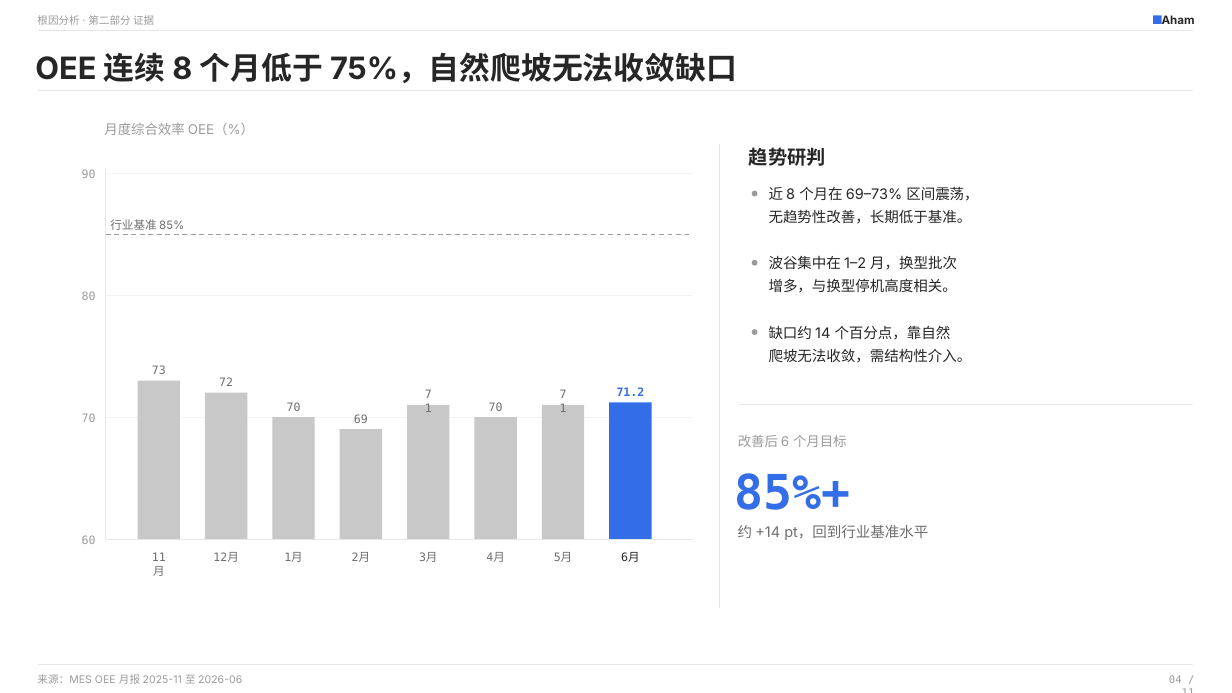
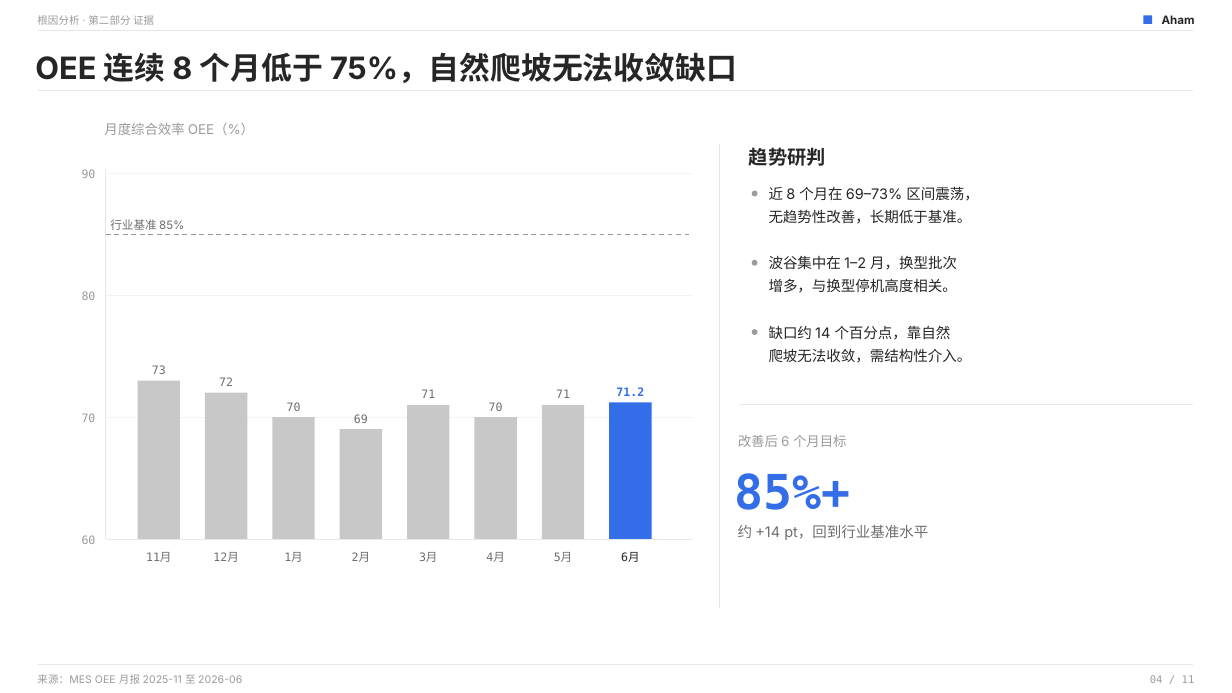
Before and after one commit to li599198347-svg/aham-ppt, a slide deck: slide 4 of examples/aham-ppt-v6.1-demo.pptx. Drawn at 1232x693 pixels with LibreOffice and Linux fonts; fonts in the diff are those of the drawing. Boxes give left, top, right and bottom in pixels: in the first picture for what was removed or moved away, otherwise in the second. Text is boxed around its words. In the diff, an @@ line names an element or a change of style, - is before the commit and + after.

```diff
--- a/examples/aham-ppt-v6.1-demo.pptx
+++ b/examples/aham-ppt-v6.1-demo.pptx
@@ rectangle: place and size @@
-rectangle at (1153, 16, 1162, 24)
+rectangle at (1144, 16, 1153, 24)
@@ text "71" rewrapped from (421, 387, 435, 406) to (421, 389, 435, 398) @@
@@ text "71" rewrapped from (556, 387, 570, 406) to (556, 389, 570, 398) @@
@@ text "11月" rewrapped from (147, 551, 171, 569) to (146, 552, 171, 562) @@
@@ text "04 / 11" rewrapped from (1169, 675, 1182, 683) to (1150, 675, 1195, 683) @@
```
Also in this commit, not shown: 10 other slides changed, 10 other files.
